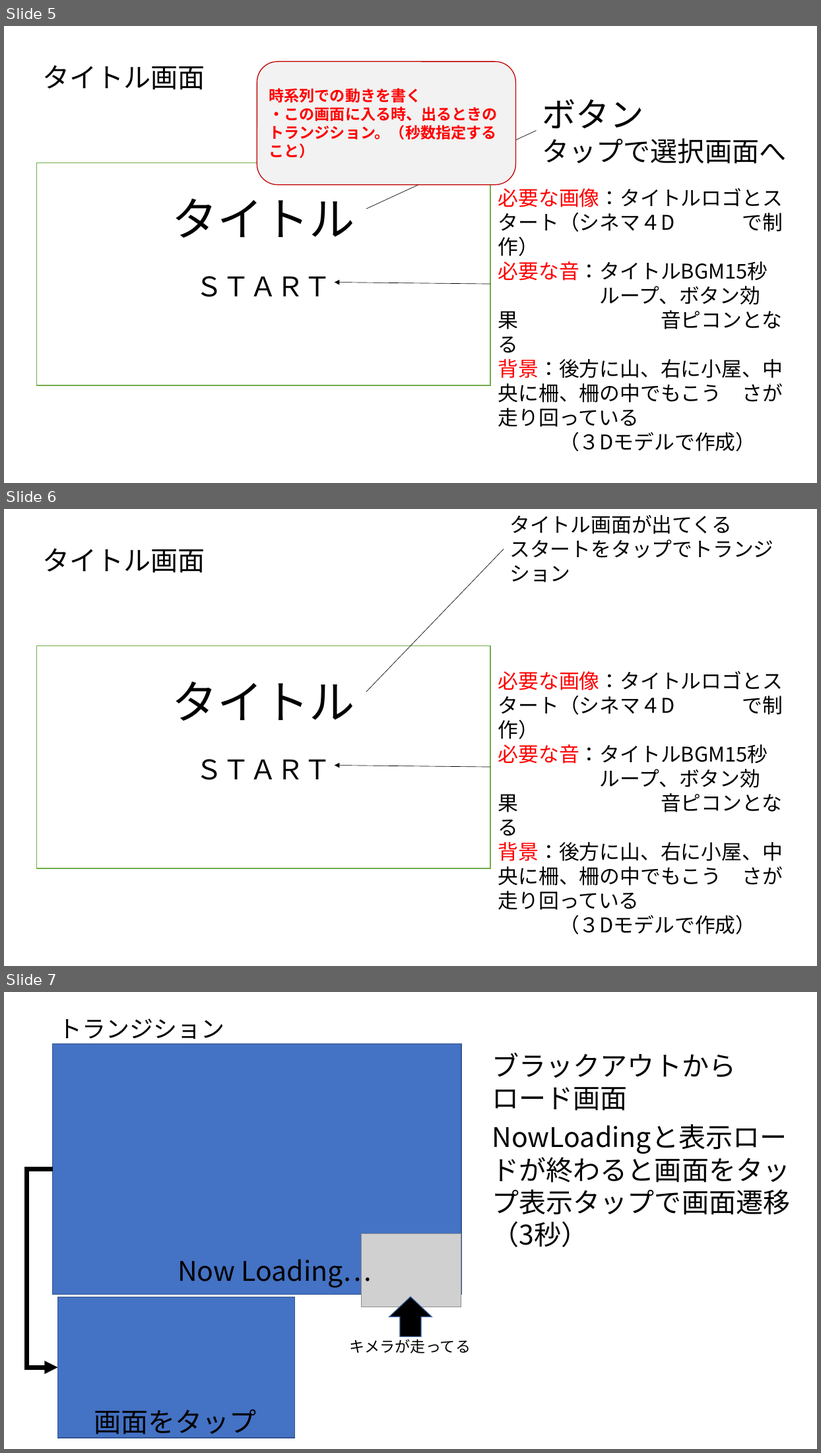
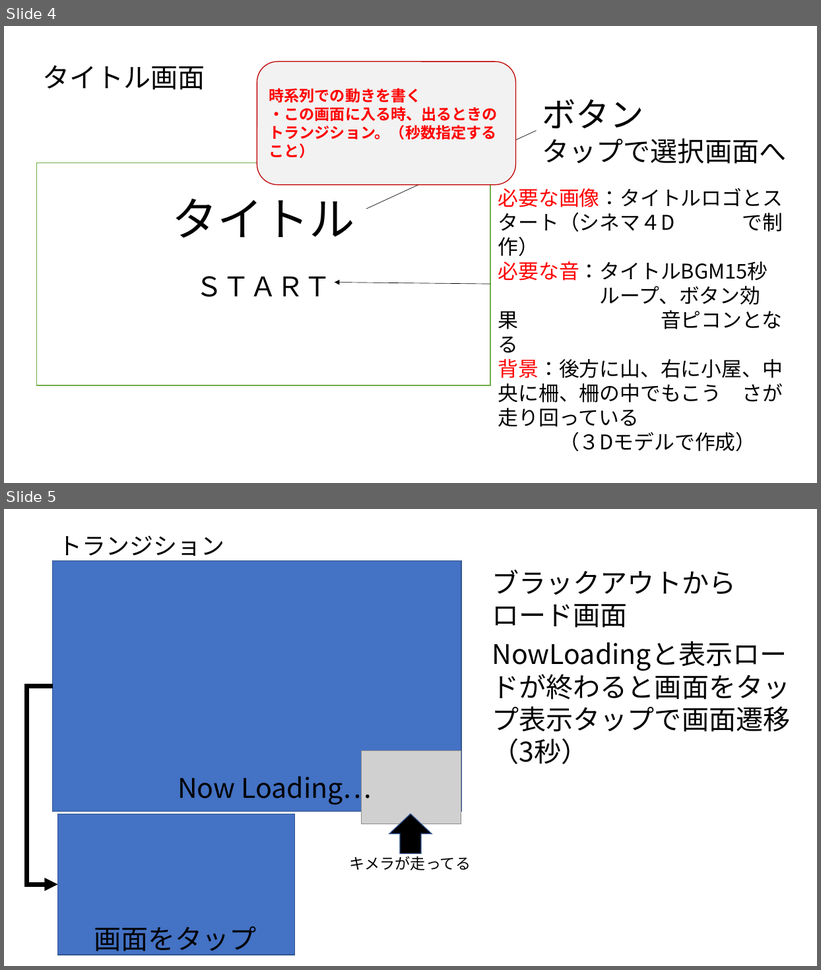
Before and after one commit to She-muC/See-of-Chimera-Predat-Ranch, a slide deck: Docxs/確定仕様書1.pptx. Shown one above the other, each under a label of ours: slides 5, 6 and 7 before the commit, slides 4 and 5 after it. The pictures are 821x1453 and 821x970 pixels, drawn with LibreOffice and Linux fonts; fonts in the diff are those of the drawing; grey boxes stand for pictures. Boxes give left, top, right and bottom in pixels: in the first picture for what was removed or moved away, otherwise in the second. Text is boxed around its words. In the diff, an @@ line names an element or a change of style, - is before the commit and + after.

Commit message:
Revert "もこうさ角（アウラ）＿漆畑"
This reverts commit 1990d43c3dd23950b670526de36a794c405b4bd5.

```diff
--- a/Docxs/確定仕様書1.pptx
+++ b/Docxs/確定仕様書1.pptx
@@ slide 6 removed at box(4, 509, 817, 966), background #FFFFFF @@
@@ text removed at box(510, 515, 774, 582) @@
-タイトル画面が出てくる
-スタートをタップでトランジション
@@ text removed at box(42, 548, 205, 573) @@
-タイトル画面
@@ line removed from (504, 549) to (366, 692) @@
@@ rectangle removed at box(36, 646, 490, 868) @@
@@ text removed at box(172, 681, 355, 721) @@
-タイトル
@@ text removed at box(498, 671, 783, 910) @@
-必要な画像：タイトルロゴとス タート（シネマ４D で制作）
-必要な音：タイトルBGM15秒
-ループ、ボタン効果 音ピコンとなる
-背景：後方に山、右に小屋、中 央に柵、柵の中でもこう さが走り回っている
-（３Dモデルで作成）
@@ text removed at box(195, 759, 331, 780) @@
-ＳＴＡＲＴ
@@ arrow removed from (491, 767) to (335, 766) @@
@@ what was slide 5 is now slide 4 @@
@@ what was slide 7 is now slide 5 @@
```
Also in this commit, not shown: 1 slide changed, 1 other slide removed, 8 other files.
